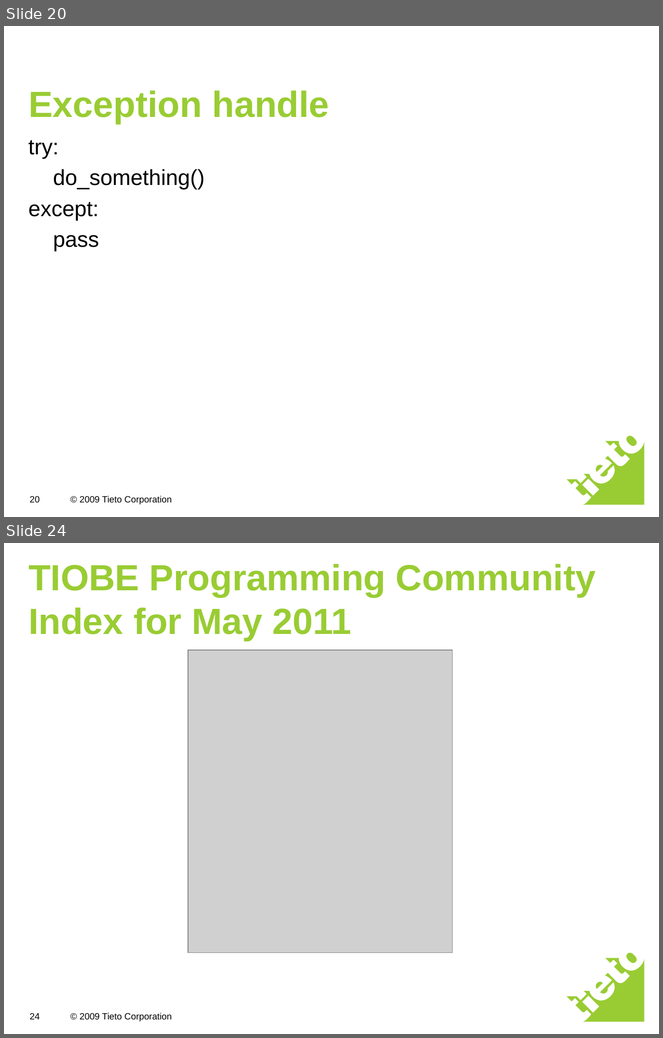
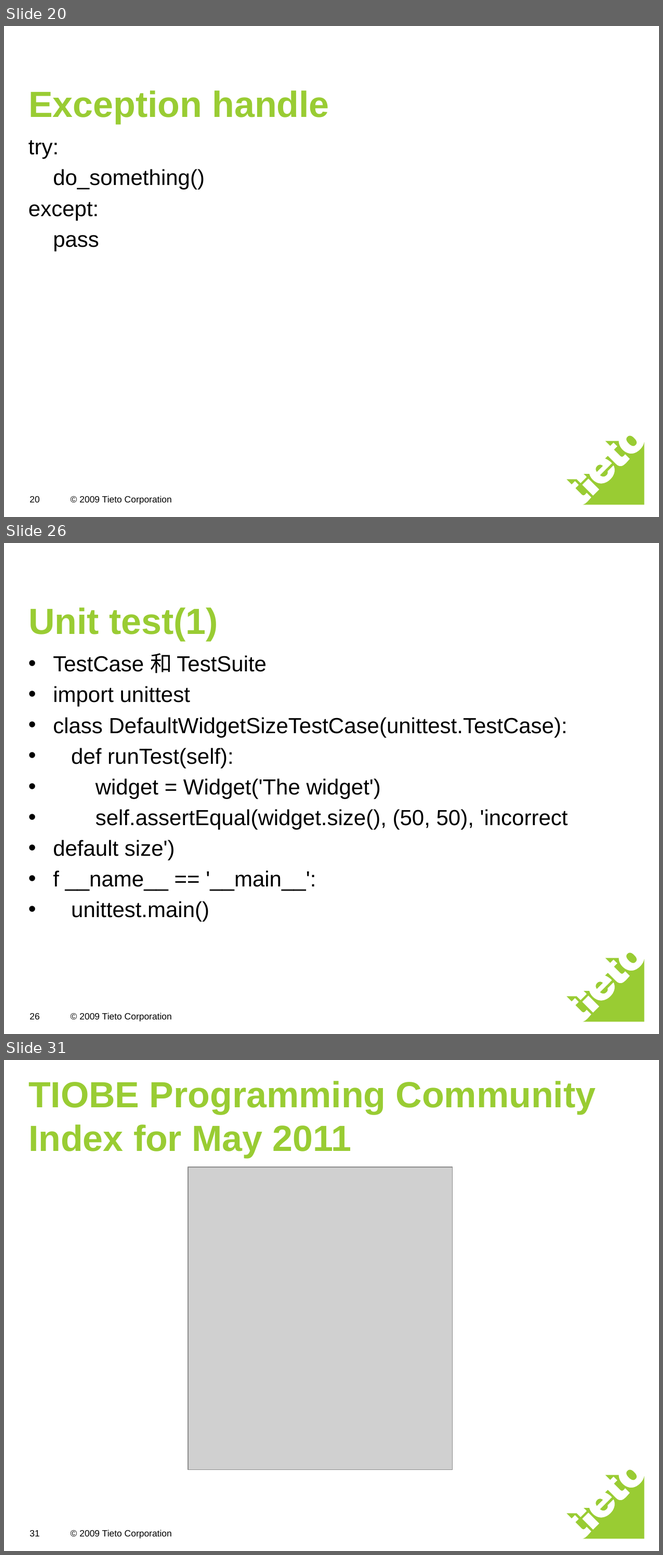
Before and after one commit to freebendy/python, a slide deck: python introduction.ppt. Shown one above the other, each under a label of ours: slides 20 and 24 before the commit, slides 20, 26 and 31 after it; the slides between them are not shown. The pictures are 663x1038 and 663x1555 pixels, drawn with LibreOffice and Linux fonts; fonts in the diff are those of the drawing; grey boxes stand for pictures. Boxes give left, top, right and bottom in pixels: in the first picture for what was removed or moved away, otherwise in the second. Text is boxed around its words. In the diff, an @@ line names an element or a change of style, - is before the commit and + after.

```diff
--- a/python introduction.ppt
+++ b/python introduction.ppt
@@ slide 26 added at <box>4,543,659,1034</box>, background #FFFFFF; not listed: 2 template elements that a slide beside it also shows @@
@@ title added at <box>28,607,218,641</box>, 40 pt, text #99CC33, bold @@
+Unit test(1)
@@ text added at <box>53,653,568,922</box>, 24 pt, text #000000 @@
+• TestCase 和 TestSuite
+• import unittest
+• class DefaultWidgetSizeTestCase(unittest.TestCase):
+• def runTest(self):
+• widget = Widget('The widget')
+• self.assertEqual(widget.size(), (50, 50), 'incorrect
+• default size')
+• f __name__ == '__main__':
+• unittest.main()
@@ page number added at <box>29,1013,39,1020</box>, 10 pt, text #000000 @@
+26
@@ what was slide 24 is now slide 31 @@
@@ page number at <box>29,1531,39,1537</box>: text changed @@
-24
+31
```
Also in this commit, not shown: 2 slides changed, 8 other slides added, 2 slides removed, 8 other files.
